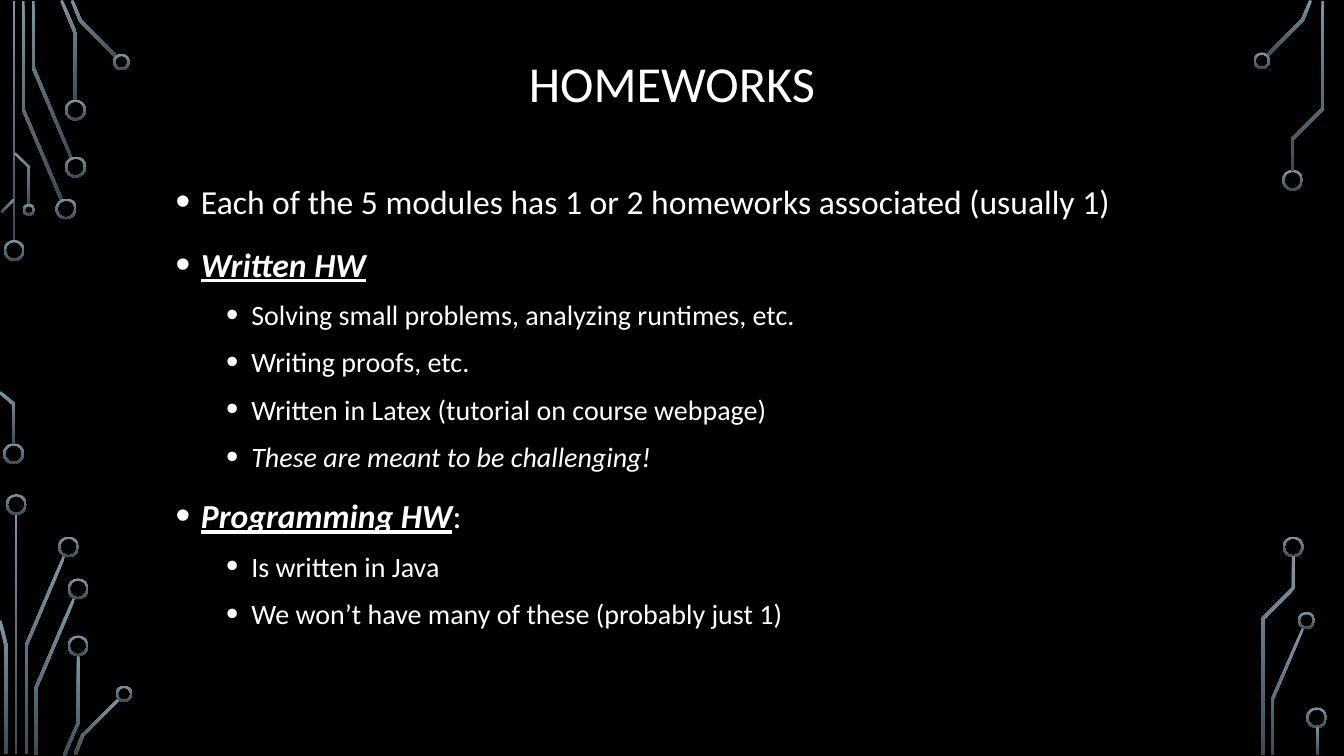
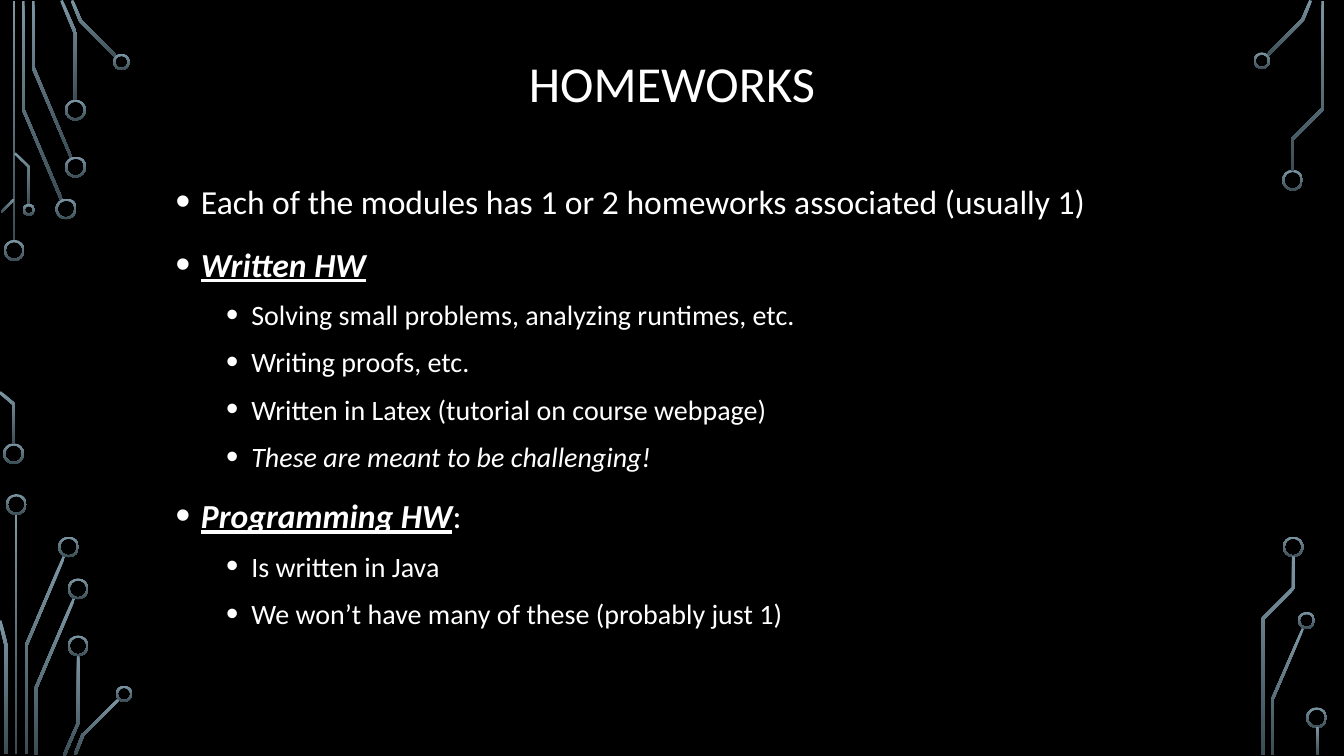
Before and after one commit to markfloryan/dmt2, a slide deck: slide 23 of slides/00-CourseIntroduction.pptx (slide 19 before the commit). Drawn at 1344x756 pixels with LibreOffice and Linux fonts; fonts in the diff are those of the drawing; background and template pictures are left out. Boxes give left, top, right and bottom in pixels: in the first picture for what was removed or moved away, otherwise in the second. Text is boxed around its words. In the diff, an @@ line names an element or a change of style, - is before the commit and + after.

```diff
--- a/slides/00-CourseIntroduction.pptx
+++ b/slides/00-CourseIntroduction.pptx
@@ text at (201, 189, 1085, 220): text changed @@
-• Each of the 5 modules has 1 or 2 homeworks associated (usually 1)
+• Each of the modules has 1 or 2 homeworks associated (usually 1)
```
Also in this commit, not shown: 10 other slides changed, 6 slides added, 1 slide removed, 10 other files.
